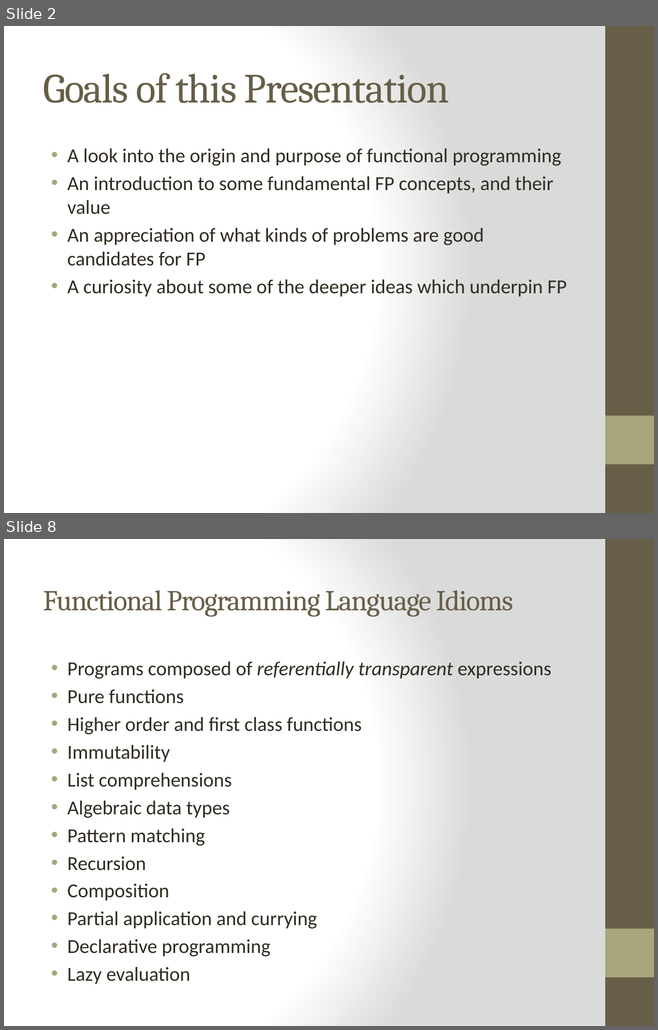
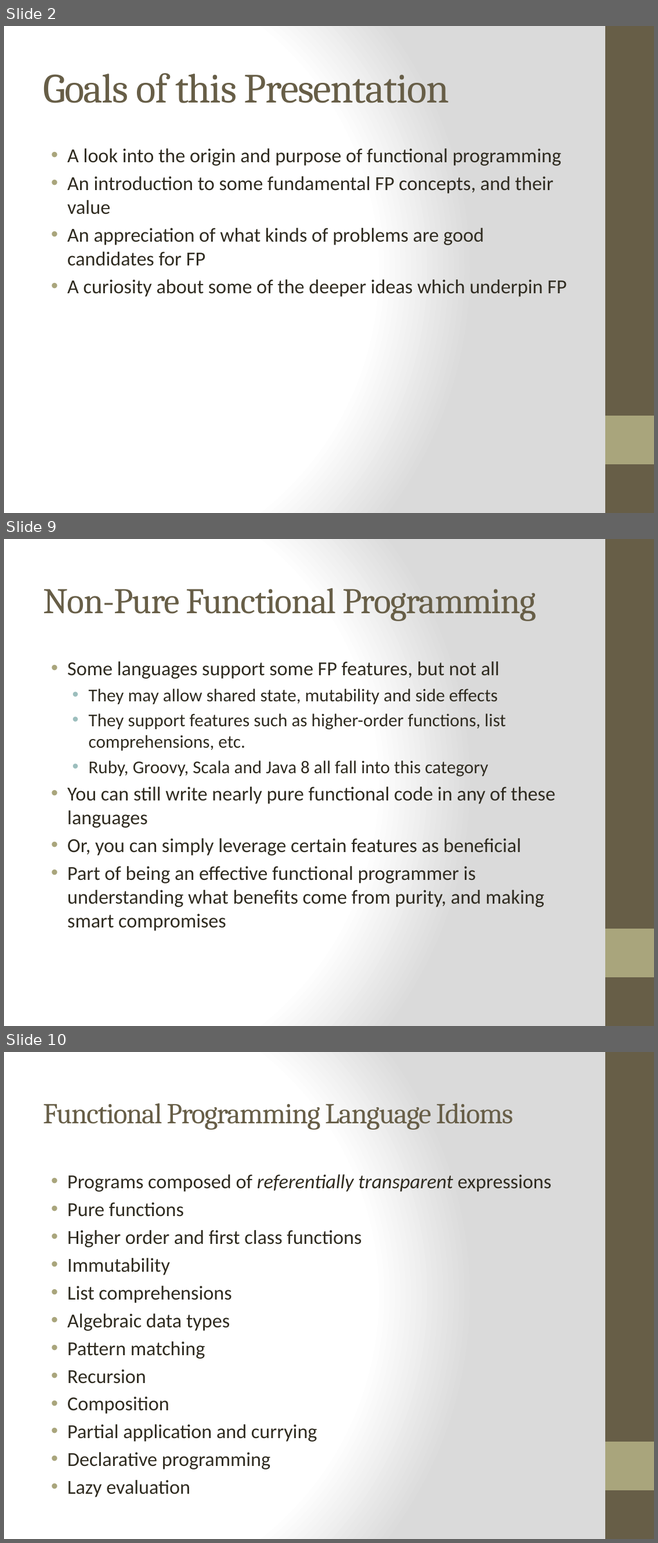
Before and after one commit to bjhartin/FoundationsOfFunctionalProgramming, a slide deck: FoundationsOfFunctionalProgramming.pptx. Shown one above the other, each under a label of ours: slides 2 and 8 before the commit, slides 2, 9 and 10 after it; the slides between them are not shown. The pictures are 658x1030 and 658x1543 pixels, drawn with LibreOffice and Linux fonts; fonts in the diff are those of the drawing. Boxes give left, top, right and bottom in pixels: in the first picture for what was removed or moved away, otherwise in the second. Text is boxed around its words. In the diff, an @@ line names an element or a change of style, - is before the commit and + after.

Commit message:
Brian: Added slides and examples for first class functions.

```diff
--- a/FoundationsOfFunctionalProgramming.pptx
+++ b/FoundationsOfFunctionalProgramming.pptx
@@ slide 9 added at box(4, 539, 654, 1026), background gradient #FFFFFF to #DADADA; not listed: 2 template elements that a slide beside it also shows @@
@@ title added at box(43, 588, 536, 621), 40 pt, text #675E47 @@
+Non-Pure Functional Programming
@@ text added at box(67, 661, 555, 931), 22 pt, text #2F2B20 @@
+• Some languages support some FP features, but not all
+  • They may allow shared state, mutability and side effects
+  • They support features such as higher-order functions, list comprehensions, etc.
+  • Ruby, Groovy, Scala and Java 8 all fall into this category
+• You can still write nearly pure functional code in any of these languages
+• Or, you can simply leverage certain features as beneficial
+• Part of being an effective functional programmer is understanding what benefits come from purity, and making smart compromises
@@ what was slide 8 is now slide 10 @@
```
Also in this commit, not shown: 9 slides changed, 8 other slides added, 2 slides removed, 5 other files.
